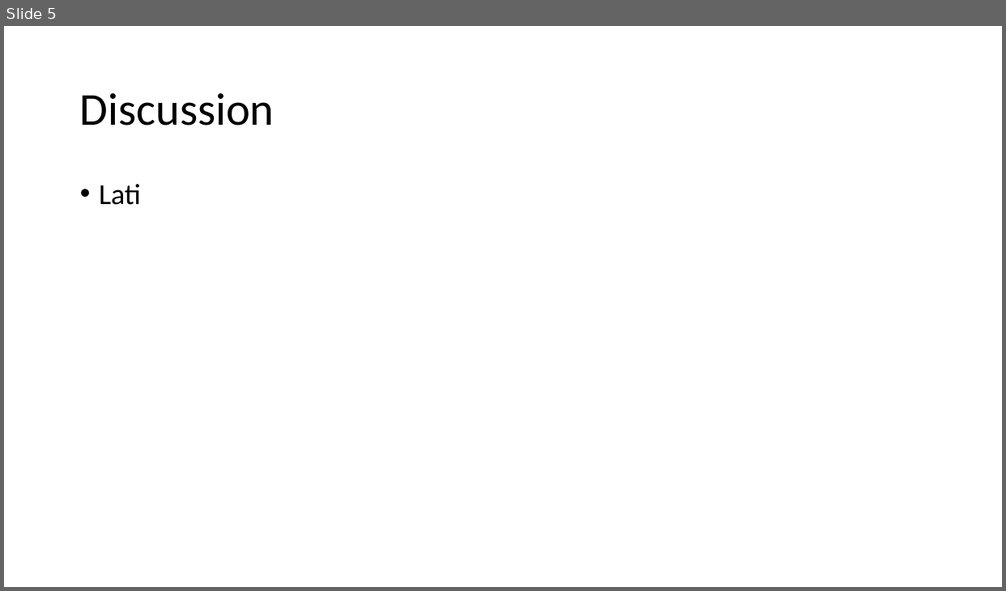
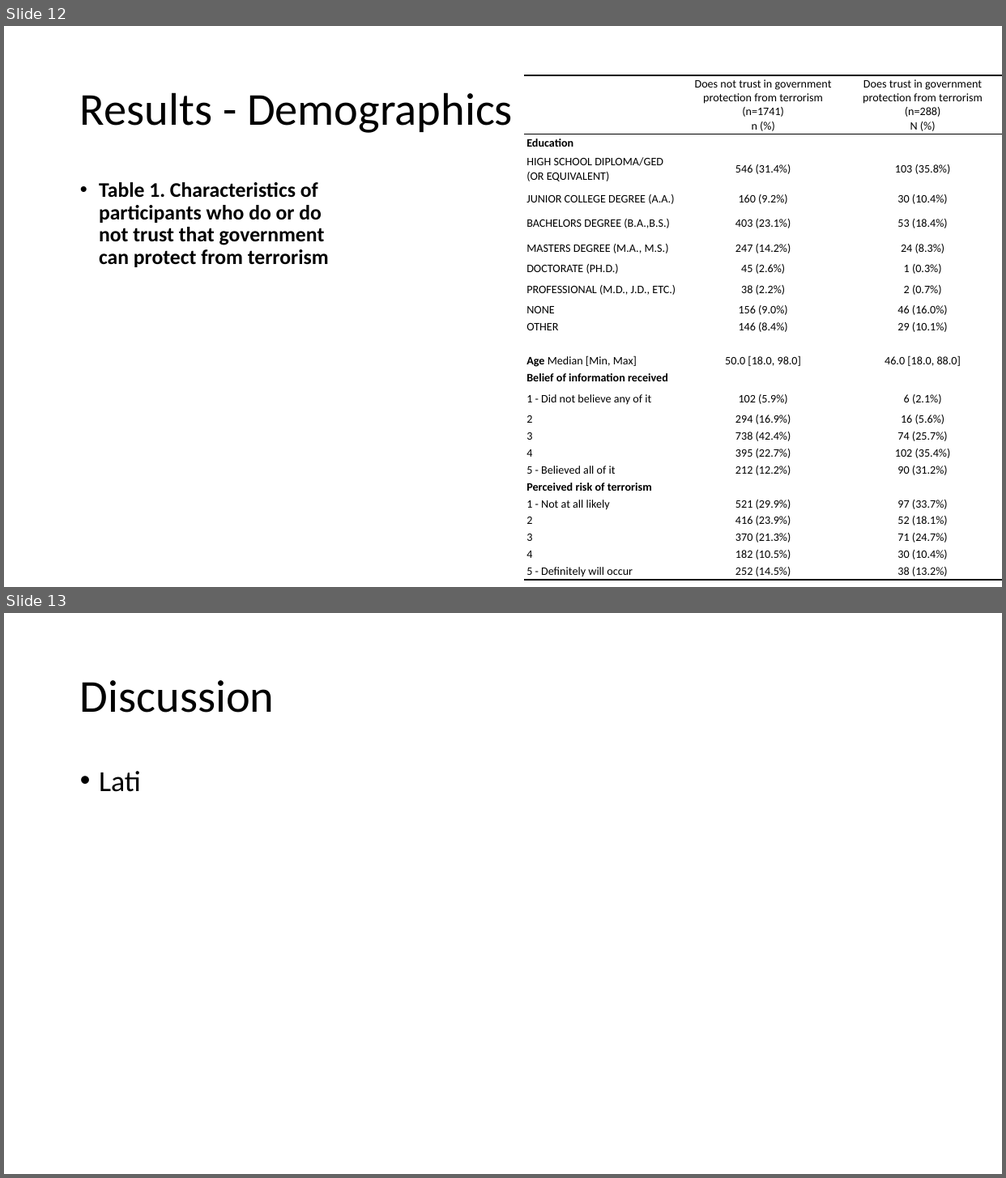
Before and after one commit to ska247/ADA-Final-Project, a slide deck: ADA Presentation.pptx. Shown one above the other, each under a label of ours: slide 5 before the commit, slides 12 and 13 after it. The pictures are 1006x591 and 1006x1178 pixels, drawn with LibreOffice and Linux fonts; fonts in the diff are those of the drawing. Boxes give left, top, right and bottom in pixels: in the first picture for what was removed or moved away, otherwise in the second. Text is boxed around its words. In the diff, an @@ line names an element or a change of style, - is before the commit and + after.

```diff
--- a/ADA Presentation.pptx
+++ b/ADA Presentation.pptx
@@ slide 12 added at [4, 26, 1002, 587], background #FFFFFF @@
@@ title added at [80, 92, 513, 133], 44 pt, text #000000 @@
+Results - Demographics
@@ table added at [524, 75, 1002, 581], 24 rows, 3 columns @@
+ | Does not trust in government protection from terrorism (n=1741) / n (%) | Does trust in government protection from terrorism (n=288) / N (%)
+Education |  | 
+HIGH SCHOOL DIPLOMA/GED (OR EQUIVALENT) | 546 (31.4%) | 103 (35.8%)
+JUNIOR COLLEGE DEGREE (A.A.) | 160 (9.2%) | 30 (10.4%)
+BACHELORS DEGREE (B.A.,B.S.) | 403 (23.1%) | 53 (18.4%)
+MASTERS DEGREE (M.A., M.S.) | 247 (14.2%) | 24 (8.3%)
+DOCTORATE (PH.D.) | 45 (2.6%) | 1 (0.3%)
+PROFESSIONAL (M.D., J.D., ETC.) | 38 (2.2%) | 2 (0.7%)
+NONE | 156 (9.0%) | 46 (16.0%)
+OTHER | 146 (8.4%) | 29 (10.1%)
+ |  | 
+Age Median [Min, Max] | 50.0 [18.0, 98.0] | 46.0 [18.0, 88.0]
+Belief of information received |  | 
+1 - Did not believe any of it | 102 (5.9%) | 6 (2.1%)
+2 | 294 (16.9%) | 16 (5.6%)
+3 | 738 (42.4%) | 74 (25.7%)
+4 | 395 (22.7%) | 102 (35.4%)
+5 - Believed all of it | 212 (12.2%) | 90 (31.2%)
+Perceived risk of terrorism |  | 
+1 - Not at all likely | 521 (29.9%) | 97 (33.7%)
+2 | 416 (23.9%) | 52 (18.1%)
+3 | 370 (21.3%) | 71 (24.7%)
+4 | 182 (10.5%) | 30 (10.4%)
+5 - Definitely will occur | 252 (14.5%) | 38 (13.2%)
@@ text added at [99, 182, 329, 267], 20 pt, text #000000, bold @@
+• Table 1. Characteristics of participants who do or do not trust that government can protect from terrorism
@@ what was slide 5 is now slide 13 @@
```
Also in this commit, not shown: 10 other slides added, 3 slides removed.
